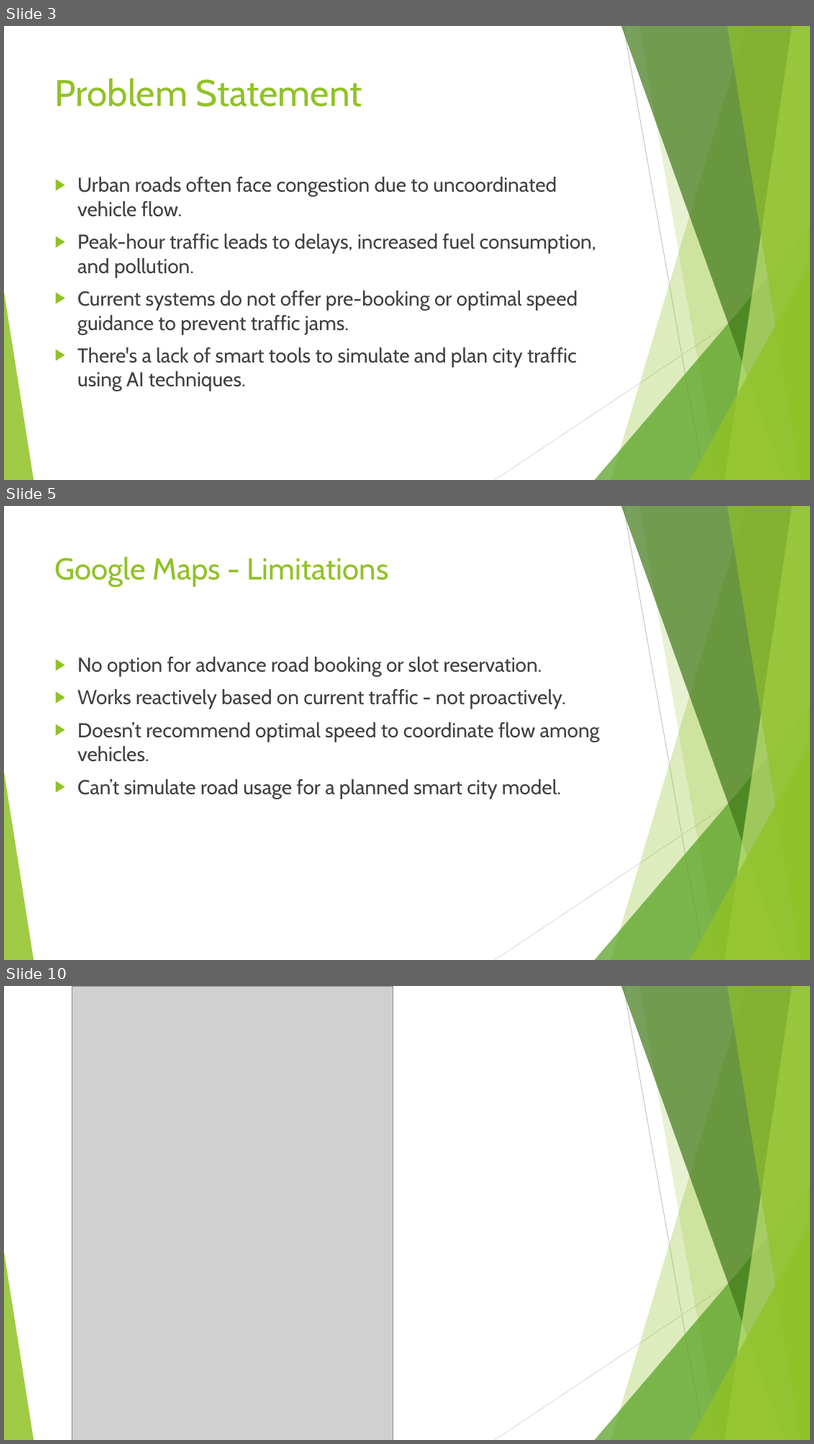
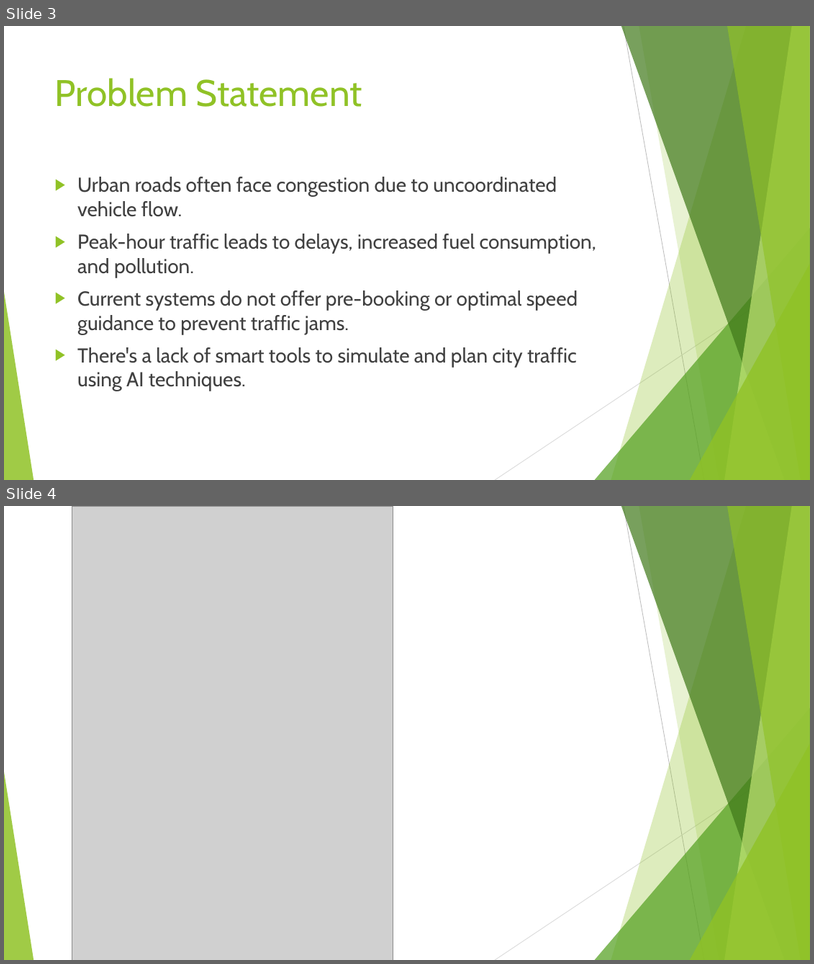
Before and after one commit to sanjaykn8/SE_MiniProject, a slide deck: SE_new.pptx. Shown one above the other, each under a label of ours: slides 3, 5 and 10 before the commit, slides 3 and 4 after it; the slides between them are not shown. The pictures are 814x1444 and 814x964 pixels, drawn with LibreOffice and Linux fonts; fonts in the diff are those of the drawing; grey boxes stand for pictures. Boxes give left, top, right and bottom in pixels: in the first picture for what was removed or moved away, otherwise in the second. Text is boxed around its words. In the diff, an @@ line names an element or a change of style, - is before the commit and + after.

Commit message:
update

```diff
--- a/SE_new.pptx
+++ b/SE_new.pptx
@@ slide 5 removed at (4,506,810,960), background #FFFFFF; not listed: 10 template elements that a slide beside it also shows @@
@@ title removed at (55,556,389,587) @@
-Google Maps - Limitations
@@ text removed at (77,656,600,798) @@
-▶ No option for advance road booking or slot reservation.
-▶ Works reactively based on current traffic - not proactively.
-▶ Doesn’t recommend optimal speed to coordinate flow among vehicles.
-▶ Can’t simulate road usage for a planned smart city model.
@@ what was slide 10 is now slide 4 @@
```
Also in this commit, not shown: 5 other slides removed.
